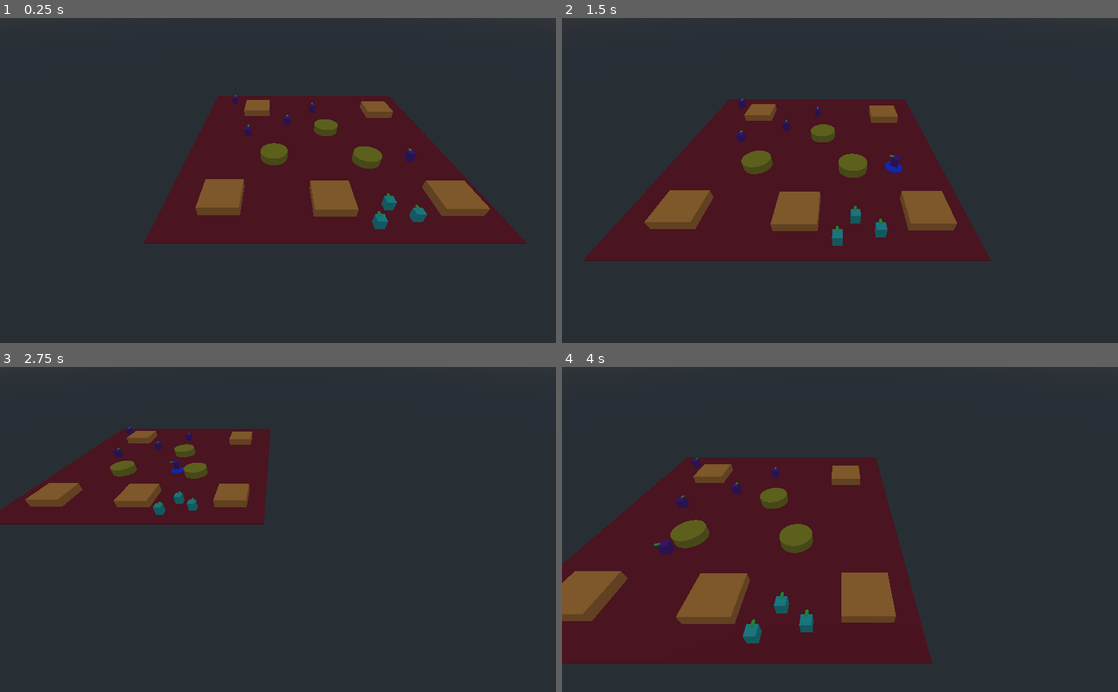
Above: before the commit, frames 1-4 (two rows, left to right).
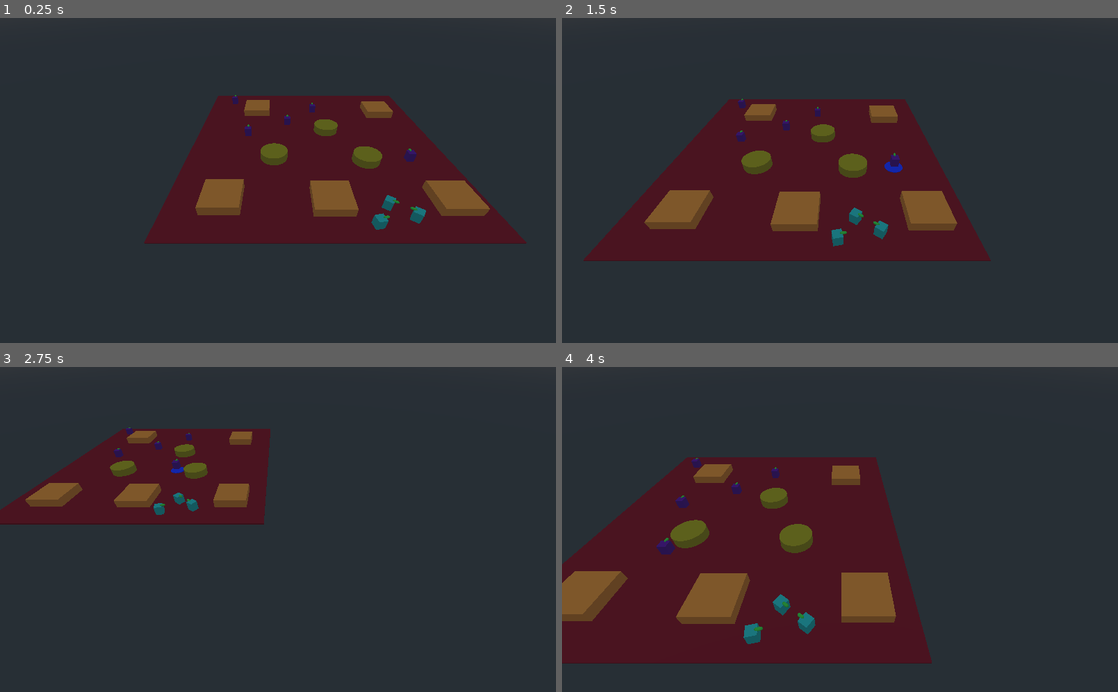
Above: after the commit, the same moments.

Repository: Ellord207/GodotShenanigans
Game: Godot game, scene res://World/TestWorld.tscn
Two runs of this game, one before a commit and one after it. Both use one fixed random seed, a clock stepped at 60 frames per second and the inputs below.
Inputs (mouse positions are in pixels of both pictures, inside the frame that each line leads up to):
- Up to frame 1 (0.25 s): no input
- Up to frame 2 (1.5 s): move the mouse to (962, 164) at 0.52 s; press the mouse at (962, 164) at 0.53 s; hold Right 0.53-1.28 s; move the mouse to (728, 196) at 1.27 s; release the mouse at (728, 196) at 1.28 s; hold Down from 1.28 s (still down); right-click (728, 196) at 1.35 s
- Up to frame 3 (2.75 s): move the mouse to (333, 458) at 2.02 s; release Down at 2.03 s; press the mouse at (333, 458) at 2.03 s; hold Right from 2.03 s (still down)
- Up to frame 4 (4 s): move the mouse to (812, 594) at 2.77 s; release Right at 2.78 s; release the mouse at (812, 594) at 2.78 s; hold Up 2.78-3.53 s; right-click (812, 594) at 2.85 s; move the mouse to (1006, 578) at 3.52 s; press the mouse at (1006, 578) at 3.53 s; hold Left from 3.53 s (still down)

The runs differ from the first frame. In frame 1, 0.1% of the frame differs, in the area x 66-77%, y 53-66%; in frame 2, 0.1%; in frame 3, less than 0.1%; in frame 4, 0.2%, in the area x 16-46%, y 52-86%.

Commit message:
basic targeting

Diff:
--- a/Actors/Unit.gd
+++ b/Actors/Unit.gd
@@ -13,6 +13,7 @@
 
 var path = [];
 var path_ind = 0;
+var target: Unit = null;
 const move_speed = 12;
 onready var nav = get_parent()
 
@@ -33,7 +34,8 @@
 			path_ind += 1;
 		else:
 			move_vec = move_vec.normalized()
-			look_at(transform.origin + move_vec, Vector3.UP);
+			if target == null:
+				look_at(transform.origin + move_vec, Vector3.UP);
 			move_and_slide(move_vec * move_speed, Vector3.UP);
 
 func select():
@@ -46,6 +48,18 @@
 	hp += num;
 	return hp;
 
-func _on_AttackRange_tree_entered() -> void:
-	#print_debug("Target!")
-	pass;
+func is_selected() -> bool:
+	return $SelectionRing.visible;
+
+func _on_AttackRange_body_entered(body: Node) -> void:
+	if !body.is_class("Unit") || body.team == team:
+		pass;
+	target = body;
+	look_at(target.transform.origin, Vector3.UP);
+
+
+func _on_AttackRange_body_exited(body: Node) -> void:
+	if !body.is_class("Unit") || body.team == team:
+		pass;
+	if target && body.get_instance_id() == target.get_instance_id():
+		target = null;
--- a/Actors/Unit.tscn
+++ b/Actors/Unit.tscn
@@ -60,4 +60,5 @@
 [node name="CollisionShape" type="CollisionShape" parent="AttackRange"]
 transform = Transform( 1, 0, 0, 0, 1, 0, 0, 0, 1, 0, 1, 0 )
 shape = SubResource( 7 )
-[connection signal="tree_entered" from="AttackRange/CollisionShape" to="." method="_on_AttackRange_tree_entered"]
+[connection signal="body_entered" from="AttackRange" to="." method="_on_AttackRange_body_entered"]
+[connection signal="body_exited" from="AttackRange" to="." method="_on_AttackRange_body_exited"]
--- a/World/CamControl.gd
+++ b/World/CamControl.gd
@@ -85,8 +85,7 @@
 	var box_selected_units = [];
 	var units = get_tree().get_nodes_in_group("units");
 	for unit in units:
-		if unit.team == team:
-			if box.has_point(cam.unproject_position(unit.global_transform.origin)):
+		if unit.team == team && box.has_point(cam.unproject_position(unit.global_transform.origin)):
 				box_selected_units.append(unit)
 	return box_selected_units;
 
--- a/World/TestWorld.tscn
+++ b/World/TestWorld.tscn
@@ -160,6 +160,7 @@
 
 [node name="Unit3" parent="Navigation" instance=ExtResource( 3 )]
 transform = Transform( 1, 0, 0, 0, 1, 0, 0, 0, 1, 1.08044, 5.72205e-06, -13.4077 )
+attack_range = 5.0
 
 [node name="Unit4" parent="Navigation" instance=ExtResource( 3 )]
 transform = Transform( 1, 0, 0, 0, 1, 0, 0, 0, 1, -5.37088, 5.72205e-06, -6.66258 )
